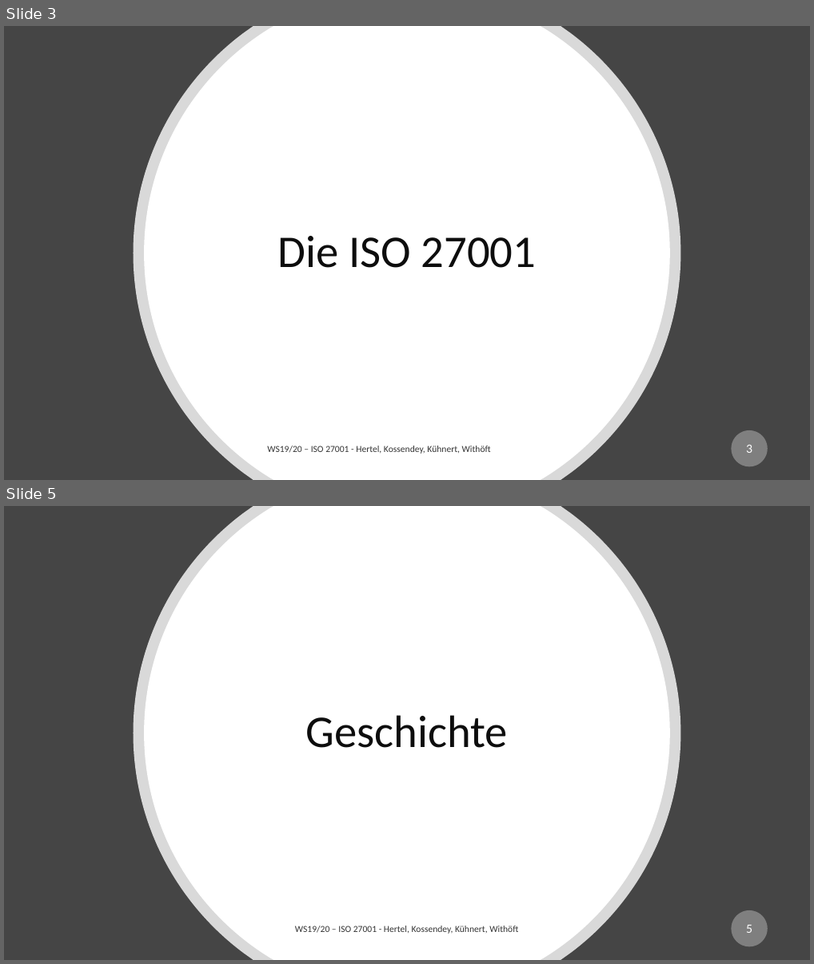
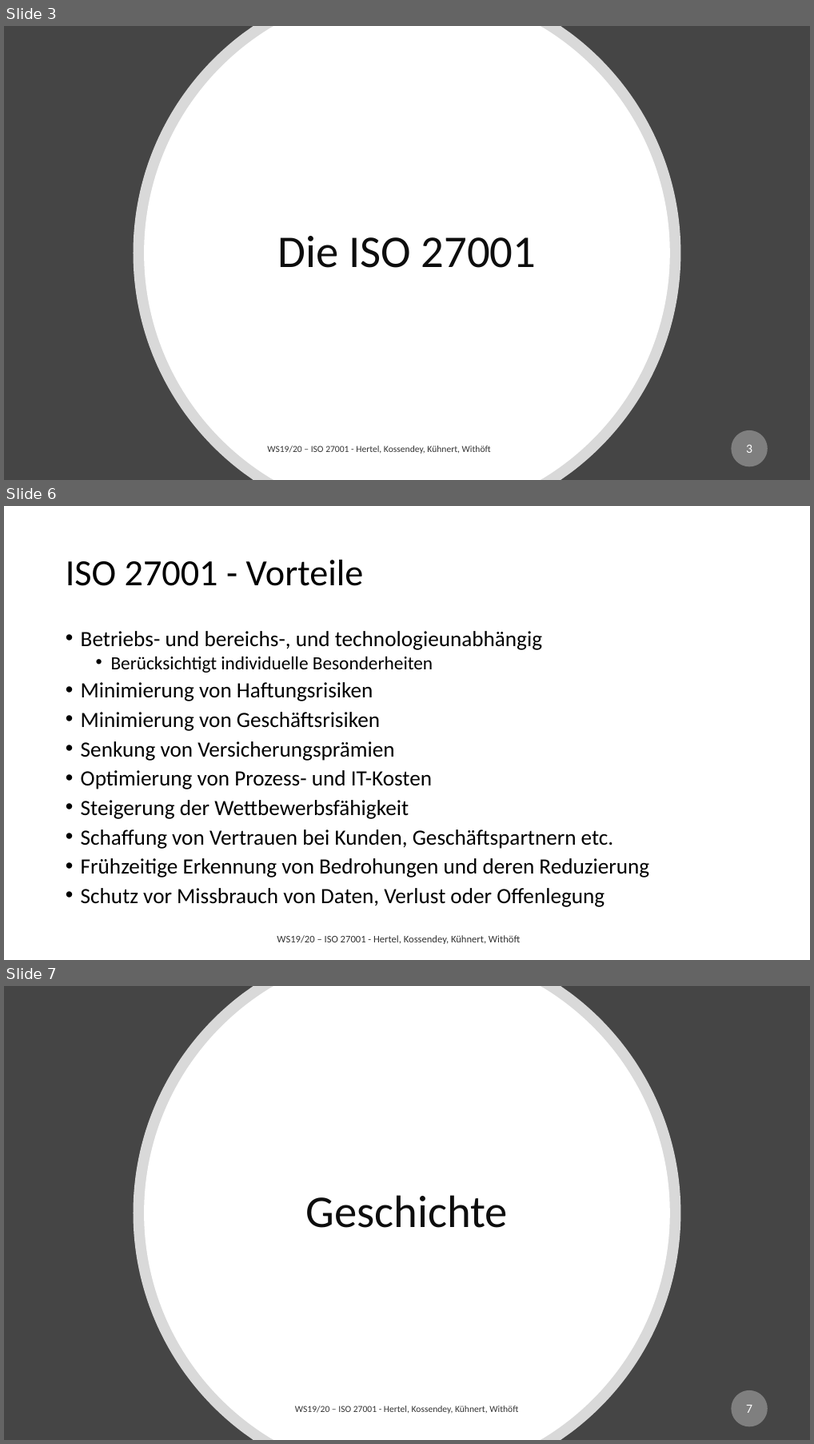
Before and after one commit to mwithoeft/SicherheitUndZuverlaessigkeit, a slide deck: Moritz/merged.pptx. Shown one above the other, each under a label of ours: slides 3 and 5 before the commit, slides 3, 6 and 7 after it; the slides between them are not shown. The pictures are 814x964 and 814x1444 pixels, drawn with LibreOffice and Linux fonts; fonts in the diff are those of the drawing. Boxes give left, top, right and bottom in pixels: in the first picture for what was removed or moved away, otherwise in the second. Text is boxed around its words. In the diff, an @@ line names an element or a change of style, - is before the commit and + after.

Commit message:
Betriebssicherheit und Allgemeines

```diff
--- a/Moritz/merged.pptx
+++ b/Moritz/merged.pptx
@@ slide 6 added at [4,506,810,960], background #FFFFFF @@
@@ title added at [66,560,364,586], 44 pt, text #000000 @@
+ISO 27001 - Vorteile
@@ text added at [81,631,650,907], 25.9 pt, text #000000 @@
+• Betriebs- und bereichs-, und technologieunabhängig
+  • Berücksichtigt individuelle Besonderheiten
+• Minimierung von Haftungsrisiken
+• Minimierung von Geschäftsrisiken
+• Senkung von Versicherungsprämien
+• Optimierung von Prozess- und IT-Kosten
+• Steigerung der Wettbewerbsfähigkeit
+• Schaffung von Vertrauen bei Kunden, Geschäftspartnern etc.
+• Frühzeitige Erkennung von Bedrohungen und deren Reduzierung
+• Schutz vor Missbrauch von Daten, Verlust oder Offenlegung
@@ text added at [277,935,520,944], 12 pt, text #000000 at 80% opacity @@
+WS19/20 – ISO 27001 - Hertel, Kossendey, Kühnert, Withöft
@@ what was slide 5 is now slide 7 @@
@@ page number at [746,1404,753,1412]: text changed @@
-5
+7
```
Also in this commit, not shown: 3 slides changed, 5 other slides added.
